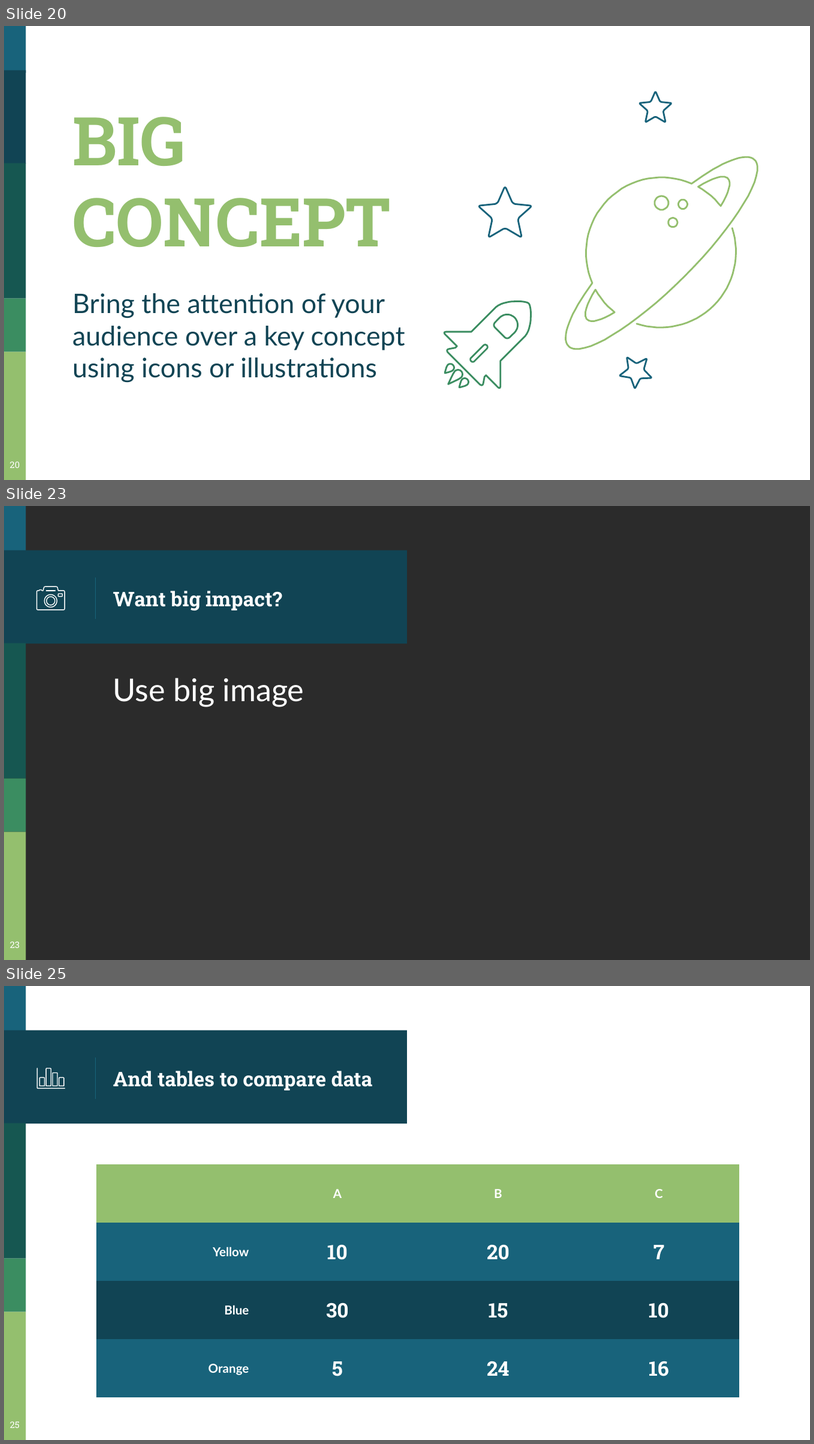
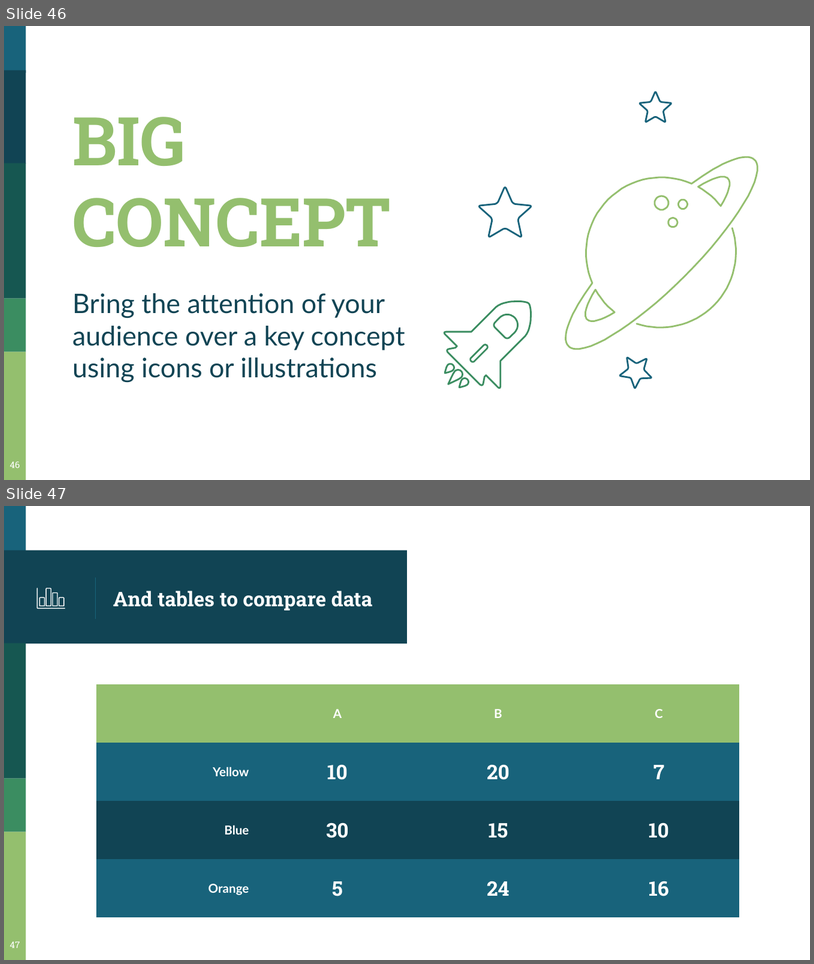
Before and after one commit to asphodelian/Math-760, a slide deck: Presentation/Ch4.6-4.8/M760 Ch4.6-Ch4.8.pptx. Shown one above the other, each under a label of ours: slides 20, 23 and 25 before the commit, slides 46 and 47 after it; the slides between them are not shown. The pictures are 814x1444 and 814x964 pixels, drawn with LibreOffice and Linux fonts; fonts in the diff are those of the drawing; background and template pictures are left out; a plain dark background stands for a picture behind light text. Boxes give left, top, right and bottom in pixels: in the first picture for what was removed or moved away, otherwise in the second. Text is boxed around its words. In the diff, an @@ line names an element or a change of style, - is before the commit and + after.

```diff
--- a/Presentation/Ch4.6-4.8/M760 Ch4.6-Ch4.8.pptx
+++ b/Presentation/Ch4.6-4.8/M760 Ch4.6-Ch4.8.pptx
@@ slide 23 removed at box(4, 506, 810, 960), background picture (left out); not listed: 6 template elements that a slide beside it also shows @@
@@ group removed at box(37, 586, 65, 610): 5 freeform shapes @@
@@ title removed at box(113, 591, 282, 610) @@
-Want big impact?
@@ text removed at box(113, 678, 305, 707) @@
-Use big image
@@ page number removed at box(10, 941, 20, 948) @@
-23
@@ what was slide 20 is now slide 46 @@
@@ page number at box(10, 461, 20, 468): text changed @@
-20
+46
@@ what was slide 25 is now slide 47 @@
@@ page number at box(10, 941, 20, 948): text changed @@
-25
+47
```
Also in this commit, not shown: 6 slides changed, 30 slides added, 23 other slides removed.
